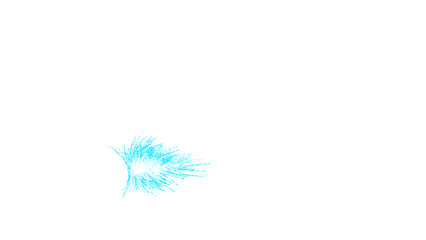
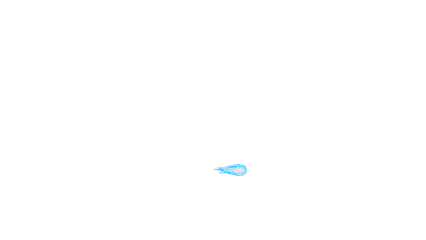
The second 426x240 image is a revision of the first. Changes to its layers:
hid "shot effect" over [106, 95, 266, 200]
showed "bullet", painted on it over [213, 163, 248, 177]
